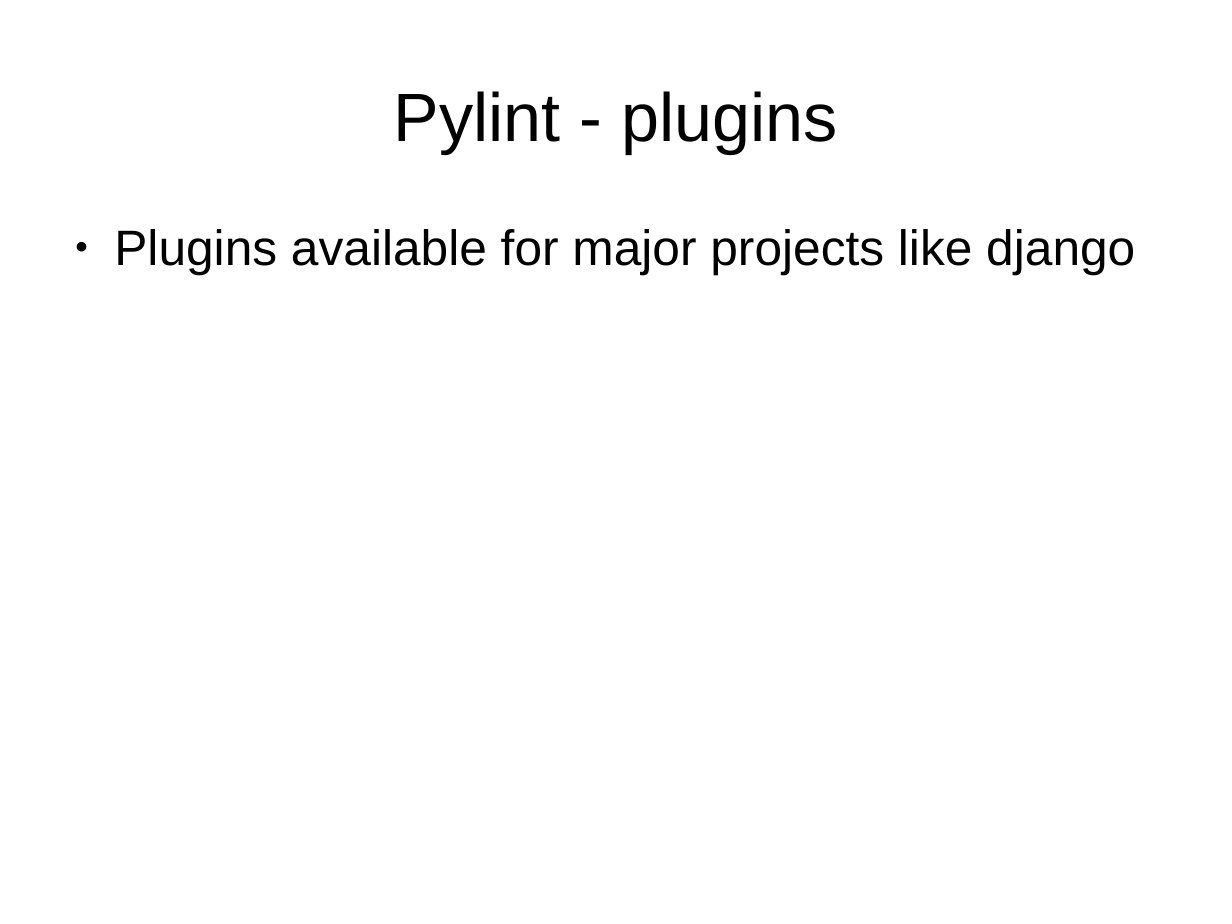
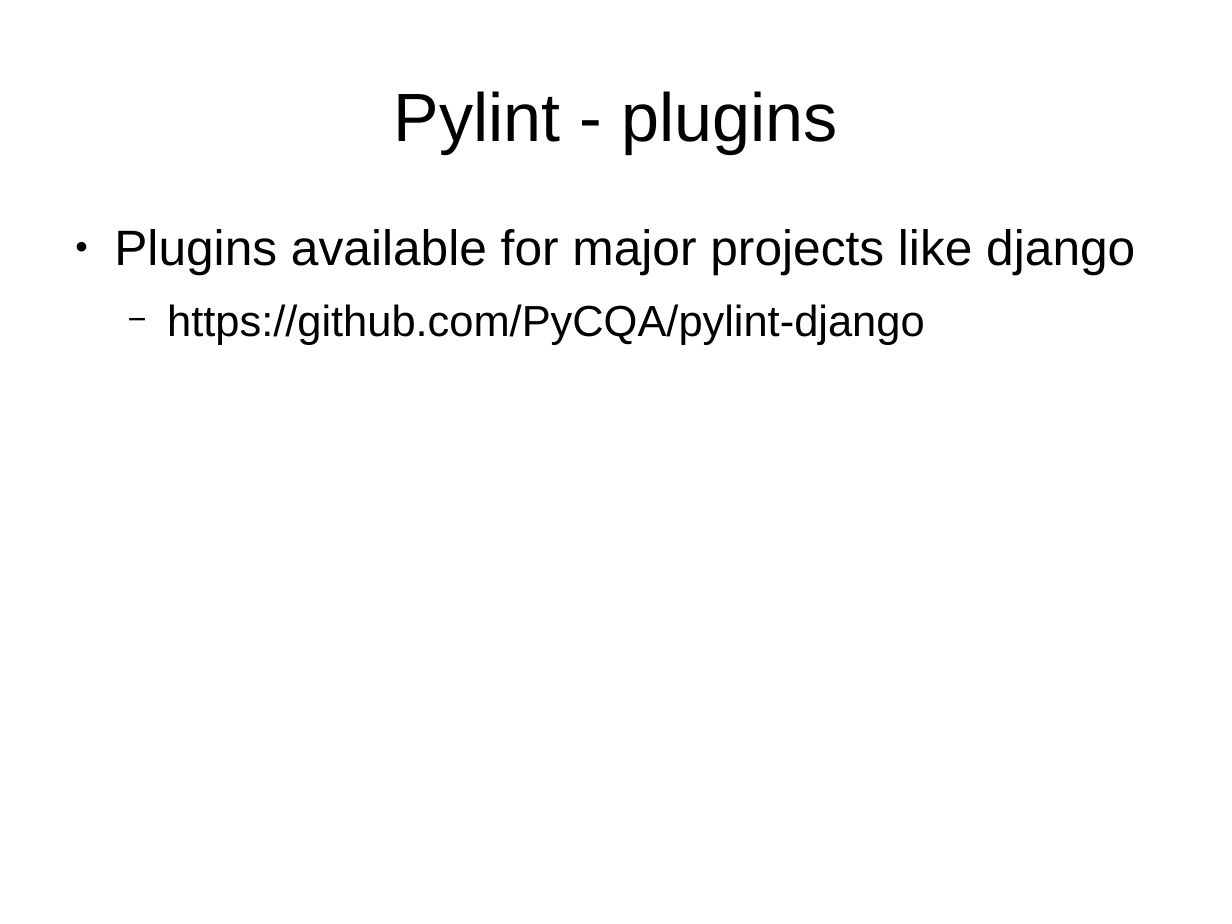
Before and after one commit to gabhijit/Pycon-2018, a slide deck: slide 34 of presentation.odp. Drawn at 1232x924 pixels with LibreOffice and Linux fonts; fonts in the diff are those of the drawing. Boxes give left, top, right and bottom in pixels: in the first picture for what was removed or moved away, otherwise in the second. Text is boxed around its words. In the diff, an @@ line names an element or a change of style, - is before the commit and + after.

```diff
--- a/presentation.odp
+++ b/presentation.odp
@@ text at (167, 304, 924, 345): paragraph added @@
+  − https://github.com/PyCQA/pylint-django
```
Also in this commit, not shown: 2 other slides changed, 1 other file.
